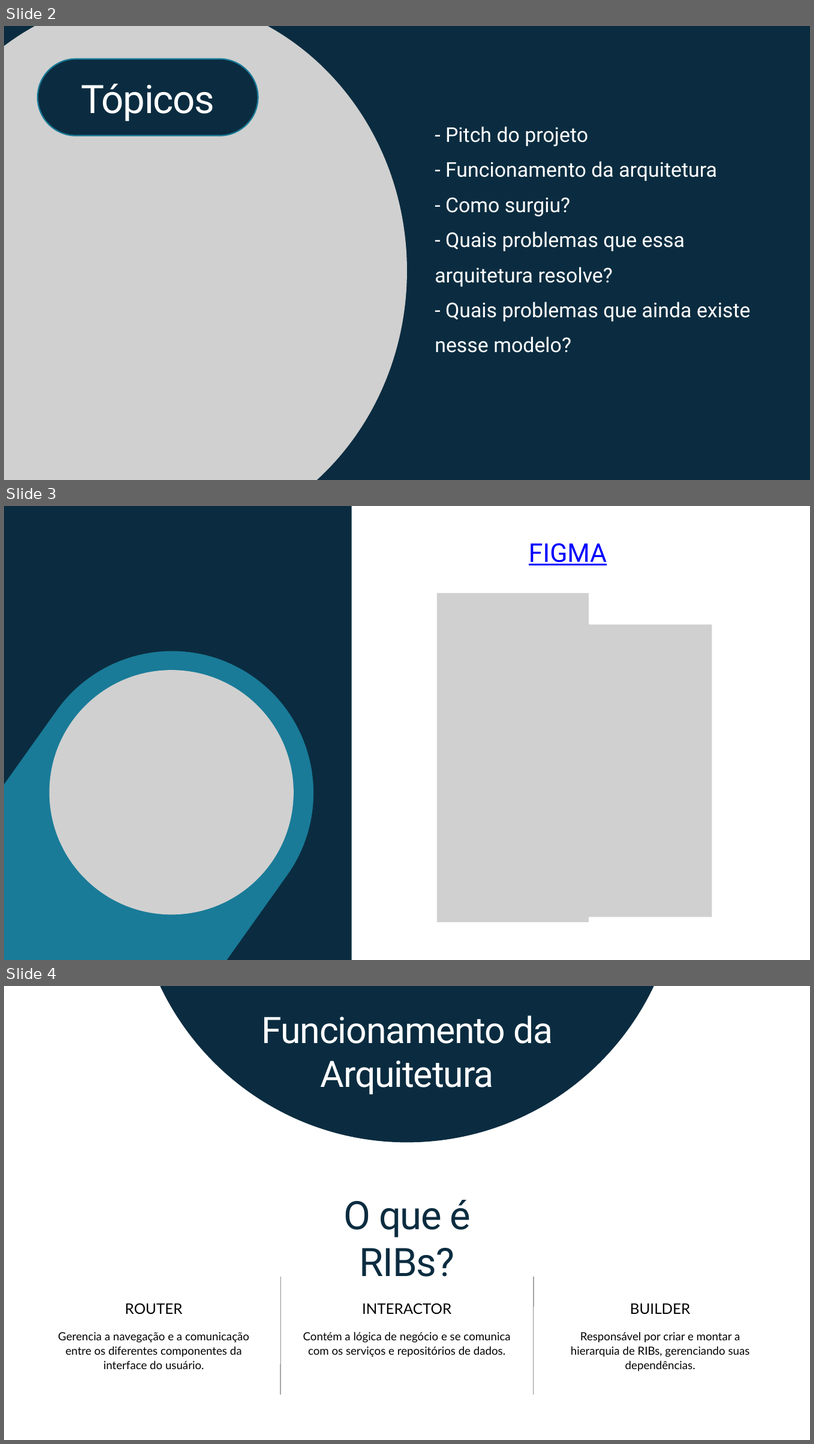
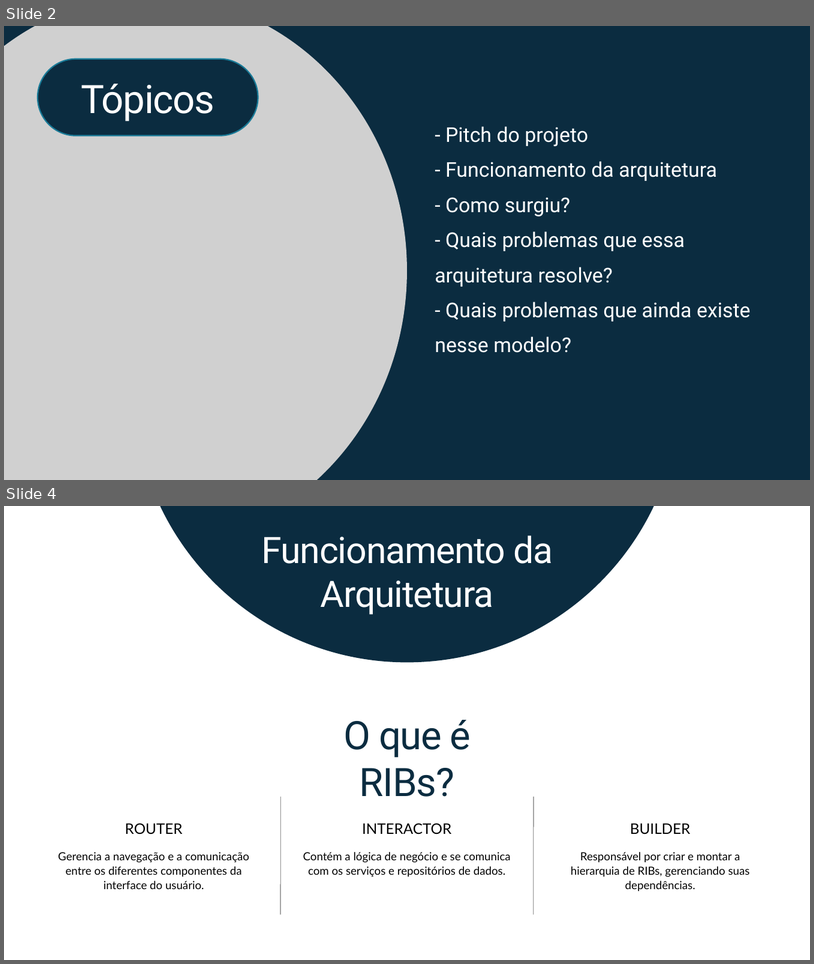
Before and after one commit to Vini5577/projeto-mobTech, a slide deck: arquitetura-RIBs.pptx. Shown one above the other, each under a label of ours: slides 2, 3 and 4 before the commit, slides 2 and 4 after it; the slides between them are not shown. The pictures are 814x1444 and 814x964 pixels, drawn with LibreOffice and Linux fonts; fonts in the diff are those of the drawing; grey boxes stand for pictures. Boxes give left, top, right and bottom in pixels: in the first picture for what was removed or moved away, otherwise in the second. Text is boxed around its words. In the diff, an @@ line names an element or a change of style, - is before the commit and + after.

```diff
--- a/arquitetura-RIBs.pptx
+++ b/arquitetura-RIBs.pptx
@@ slide 3 removed at [4,506,810,960], background #FFFFFF @@
@@ rectangle removed at [4,506,352,960] @@
@@ text removed at [529,543,607,565] @@
-FIGMA
@@ freeform shape removed at [4,591,374,960] @@
@@ freeform shape removed at [4,588,377,960] @@
@@ picture removed at [437,593,588,922] @@
@@ picture removed at [578,625,713,917] @@
@@ picture removed at [49,670,293,914] @@
```
Also in this commit, not shown: 1 slide added.
